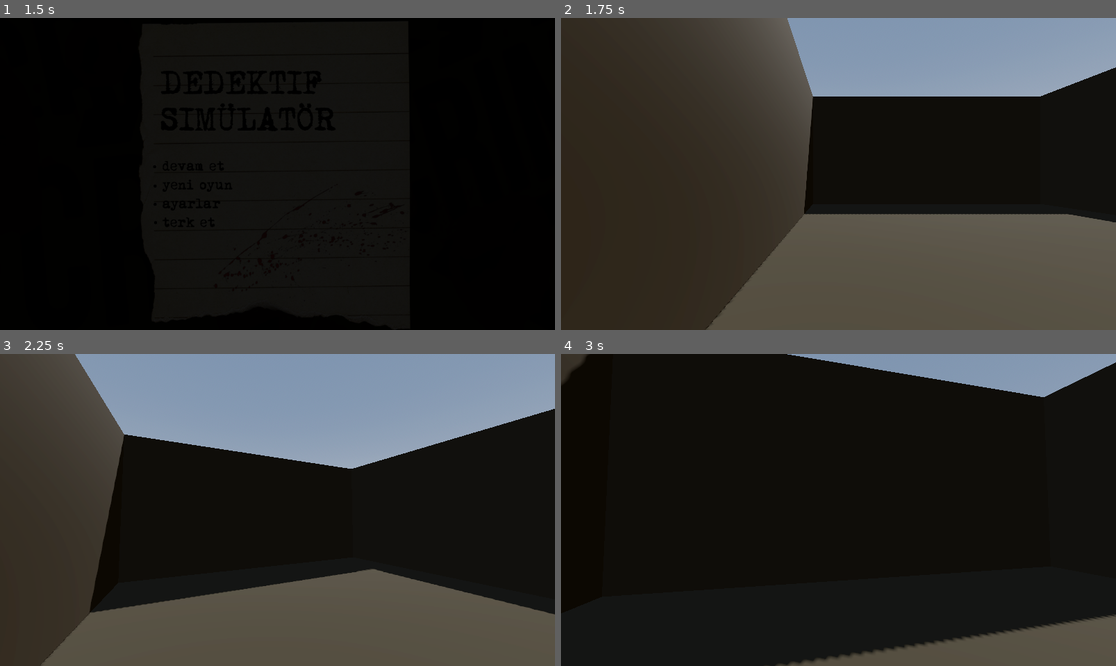
Above: before the commit, frames 1-4 (two rows, left to right).
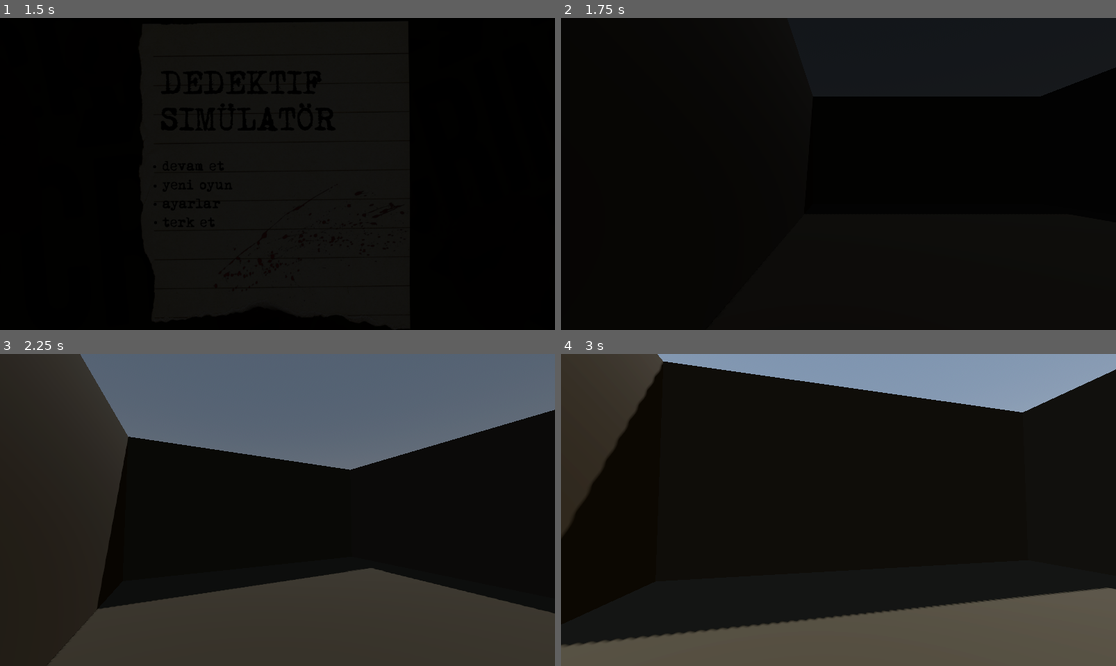
Above: after the commit, the same moments.

Repository: alperenozdnc/alnestan
Game: Godot game, scene res://scenes/main.tscn
Two runs of this game, one before a commit and one after it. Both use one fixed random seed, a clock stepped at 60 frames per second and the inputs below. Before the commit the project starts from res://scenes/main_menu.tscn.
Inputs (mouse positions are in pixels of both pictures, inside the frame that each line leads up to):
- Up to frame 1 (1.5 s): click "devam et" at 0.5 s; click "yeni oyun" at 1.25 s
- Up to frame 2 (1.75 s): no input
- Up to frame 3 (2.25 s): tap Enter (ui_accept) at 2 s; move the mouse to (305, 510) at 2.02 s; hold W (move_forward) from 2.03 s (still down); click (305, 510) at 2.17 s
- Up to frame 4 (3 s): keep holding W (move_forward); tap Enter (ui_accept) at 2.27 s; move the mouse to (810, 510) at 2.77 s; click (810, 510) at 2.92 s

Frame 1 is identical in both runs. In frame 2, 78% of the frame differs, in the area x 0-100%, y 0-100%; in frame 3, 48%; in frame 4, 21%.

Commit message:
feat(game): proper scene management and fixed fade-in-out

Diff:
--- a/source/project.godot
+++ b/source/project.godot
@@ -11,13 +11,13 @@
 [application]
 
 config/name="Detective Game"
-run/main_scene="uid://qh7qnm5nbd6v"
+run/main_scene="uid://djpytwi48f142"
 config/features=PackedStringArray("4.5", "Forward Plus")
 config/icon="res://icon.svg"
 
 [autoload]
 
-scene_handler="*res://scripts/scene_handler.gd"
+alnestan="*res://scripts/global.gd"
 
 [input]
 
--- /dev/null
+++ b/source/scenes/main.tscn
@@ -0,0 +1,21 @@
+[gd_scene load_steps=3 format=3 uid="uid://djpytwi48f142"]
+
+[ext_resource type="Script" uid="uid://dm2te1g326kp6" path="res://scripts/main.gd" id="1_o5qli"]
+[ext_resource type="PackedScene" uid="uid://n7vqudooh0ll" path="res://scenes/transition_screen.tscn" id="2_0wfyh"]
+
+[node name="main" type="Node"]
+script = ExtResource("1_o5qli")
+
+[node name="gui" type="Control" parent="."]
+layout_mode = 3
+anchors_preset = 15
+anchor_right = 1.0
+anchor_bottom = 1.0
+grow_horizontal = 2
+grow_vertical = 2
+
+[node name="world_3d" type="Node3D" parent="."]
+
+[node name="world_2d" type="Node2D" parent="."]
+
+[node name="transition_screen" parent="." instance=ExtResource("2_0wfyh")]
--- a/source/scenes/main_menu.tscn
+++ b/source/scenes/main_menu.tscn
@@ -7,7 +7,6 @@
 [ext_resource type="Texture2D" uid="uid://ba4hbwngk35g2" path="res://images/blood.png" id="3_8ln24"]
 [ext_resource type="Texture2D" uid="uid://bd5um2x5fsfja" path="res://images/dot.svg" id="4_wu84c"]
 [ext_resource type="AudioStream" uid="uid://bqppsdsu08emy" path="res://sounds/paper.mp3" id="6_rtw2f"]
-[ext_resource type="PackedScene" uid="uid://n7vqudooh0ll" path="res://scenes/transition_screen.tscn" id="8_tbmy8"]
 
 [sub_resource type="GDScript" id="GDScript_8ln24"]
 script/source = "extends Sprite2D
@@ -198,5 +197,3 @@
 [node name="hover_sound" type="AudioStreamPlayer" parent="."]
 unique_name_in_owner = true
 stream = ExtResource("6_rtw2f")
-
-[node name="transition_screen" parent="." instance=ExtResource("8_tbmy8")]
--- a/source/scenes/test.tscn
+++ b/source/scenes/test.tscn
@@ -42,7 +42,7 @@
 script = ExtResource("2_0wfyh")
 
 [node name="Mesh" type="MeshInstance3D" parent="player"]
-transform = Transform3D(1, 0, 0, 0, 1, 0, 0, 0, 1, 2, 1.9, 2)
+transform = Transform3D(1, 0, 0, 0, 1, 0, 0, 0, 1, 2, 1.3, 2)
 material_override = SubResource("StandardMaterial3D_sugp2")
 cast_shadow = 0
 mesh = SubResource("CapsuleMesh_jyhfs")
--- /dev/null
+++ b/source/scripts/global.gd
@@ -0,0 +1,4 @@
+extends Node
+
+var scenes: scene_handler;
+var transitioner: transition_screen;
--- /dev/null
+++ b/source/scripts/main.gd
@@ -0,0 +1,43 @@
+class_name scene_handler extends Node
+
+@onready var gui: Control = $gui;
+@onready var world_2d: Node2D = $world_2d;
+@onready var world_3d: Node3D = $world_3d;
+
+var curr_scene: Node
+
+func _ready():
+	alnestan.scenes = self;
+
+	load_scene("main_menu", "gui");
+
+func unload_scene():
+	if is_instance_valid(curr_scene):
+		curr_scene.queue_free();
+
+	curr_scene = null;
+
+
+func load_scene(scene: String, frame: String):
+	unload_scene();
+
+	var res_path: String = "res://scenes/%s.tscn" % scene;
+	var res := load(res_path);
+	var frame_node: Node = _find_frame(frame);
+
+	if (res):
+		curr_scene = res.instantiate();
+		frame_node.add_child(curr_scene);
+
+
+func _find_frame(label: String):
+	if label == "gui":
+		return gui;
+	elif label == "2d":
+		return world_2d;
+	elif label == "3d":
+		return world_3d;
+
+
+func _on_transition_screen_transitioned() -> void:
+	pass # Replace with function body.
--- a/source/scripts/main_menu.gd
+++ b/source/scripts/main_menu.gd
@@ -22,20 +22,21 @@
 
 
 func _continue_game() -> void:
-	$transition_screen.transition();
-	await $transition_screen.transitioned;
-	scene_handler.switch_scene("res://scenes/test.tscn");
+	alnestan.transitioner.transition();
+	await alnestan.transitioner.transitioned;
+
+	alnestan.scenes.load_scene("test", "3d");
 
 
 func _start_new_game() -> void:
-	$transition_screen.transition();
-	await $transition_screen.transitioned;
-	scene_handler.switch_scene("res://scenes/main.tscn");
+	alnestan.transitioner.transition();
+	await alnestan.transitioner.transitioned;
+
+	alnestan.scenes.load_scene("test", "3d");
 
 
 func _show_settings() -> void:
 	$transition_screen.transition();
-	print("showing settings...");
 
 
 func _exit_game() -> void:
--- a/source/scripts/player.gd
+++ b/source/scripts/player.gd
@@ -6,7 +6,7 @@
 var can_sprint : bool = false
 
 var look_speed : float = 0.002
-var base_speed : float = 7.0
+var base_speed : float = 5.85
 var jump_velocity : float = 4.5
 var sprint_speed : float = 10.0
 
@@ -27,33 +27,35 @@
 @onready var collider: CollisionShape3D = $Collider
 
 func _ready() -> void:
-	capture_mouse()
+	capture_mouse();
 
-	look_rotation.y = rotation.y
-	look_rotation.x = head.rotation.x
+	look_rotation.y = rotation.y;
+	look_rotation.x = head.rotation.x;
 
-func _unhandled_input(event: InputEvent) -> void:
+
+func _input(event: InputEvent) -> void:
 	if Input.is_mouse_button_pressed(MOUSE_BUTTON_LEFT):
-		capture_mouse()
+		capture_mouse();
 	if Input.is_key_pressed(KEY_ESCAPE):
-		release_mouse()
+		release_mouse();
 
 	if mouse_captured and event is InputEventMouseMotion:
-		rotate_look(event.relative)
+		rotate_look(event.relative);
+
 
 func _physics_process(delta: float) -> void:
 	if has_gravity:
 		if not is_on_floor():
-			velocity += get_gravity() * delta
+			velocity += get_gravity() * delta;
 
 	if can_jump:
 		if Input.is_action_just_pressed(keys["jump"]) and is_on_floor():
-			velocity.y = jump_velocity
+			velocity.y = jump_velocity;
 
 	if can_sprint and Input.is_action_pressed(keys["sprint"]):
-			move_speed = sprint_speed
+			move_speed = sprint_speed;
 	else:
-		move_speed = base_speed
+		move_speed = base_speed;
 
 	if can_move:
 		var input_dir := Input.get_vector(
@@ -62,35 +64,40 @@
 			keys["forward"],
 			keys["back"])
 
-		var move_dir := (transform.basis * Vector3(input_dir.x, 0, input_dir.y)).normalized()
+		var move_dir := (transform.basis * Vector3(input_dir.x, 0, input_dir.y)).normalized();
 
 		if move_dir:
-			velocity.x = move_dir.x * move_speed
-			velocity.z = move_dir.z * move_speed
+			velocity.x = move_dir.x * move_speed;
+			velocity.z = move_dir.z * move_speed;
 		else:
-			velocity.x = move_toward(velocity.x, 0, move_speed)
-			velocity.z = move_toward(velocity.z, 0, move_speed)
+			velocity.x = move_toward(velocity.x, 0, move_speed);
+			velocity.z = move_toward(velocity.z, 0, move_speed);
 	else:
-		velocity.x = 0
-		velocity.y = 0
+		velocity.x = 0;
+		velocity.y = 0;
 
-	move_and_slide()
+	move_and_slide();
+
 
 func rotate_look(rot_input : Vector2):
-	look_rotation.x -= rot_input.y * look_speed
-	look_rotation.x = clamp(look_rotation.x, deg_to_rad(-85), deg_to_rad(85))
-	look_rotation.y -= rot_input.x * look_speed
+	look_rotation.x -= rot_input.y * look_speed;
+	look_rotation.x = clamp(look_rotation.x, deg_to_rad(-85), deg_to_rad(85));
+	look_rotation.y -= rot_input.x * look_speed;
 
-	transform.basis = Basis()
-	rotate_y(look_rotation.y)
+	transform.basis = Basis();
+	rotate_y(look_rotation.y);
 
-	head.transform.basis = Basis()
-	head.rotate_x(look_rotation.x)
+	head.transform.basis = Basis();
+	head.rotate_x(look_rotation.x);
+
 
 func capture_mouse():
-	Input.set_mouse_mode(Input.MOUSE_MODE_CAPTURED)
-	mouse_captured = true
+	Input.set_mouse_mode(Input.MOUSE_MODE_CAPTURED);
+
+	mouse_captured = true;
+
 
 func release_mouse():
-	Input.set_mouse_mode(Input.MOUSE_MODE_VISIBLE)
-	mouse_captured = false
+	Input.set_mouse_mode(Input.MOUSE_MODE_VISIBLE);
+
+	mouse_captured = false;
--- a/source/scripts/scene_handler.gd
+++ /dev/null
@@ -1,18 +0,0 @@
-extends Node
-
-var current_scene = null;
-
-func _ready() -> void:
-	var root = get_tree().root;
-	current_scene = root.get_child(root.get_child_count() - 1);
-
-func switch_scene(path) -> void:
-	call_deferred("_deferred_switch_scene", path);
-
-func _deferred_switch_scene(path):
-	current_scene.free();
-
-	var scene = load(path);
-	current_scene = scene.instantiate();
-	get_tree().root.add_child(current_scene);
-	get_tree().current_scene = current_scene ;
--- a/source/scripts/transition_screen.gd
+++ b/source/scripts/transition_screen.gd
@@ -1,6 +1,10 @@
-extends CanvasLayer
+class_name transition_screen extends CanvasLayer
 
 signal transitioned;
+
+func _ready() -> void:
+	alnestan.transitioner = self;
+
 
 func transition():
 	$color_rect.visible = true;
@@ -12,5 +16,4 @@
 		emit_signal("transitioned");
 		$animation_player.play("fade_to_normal");
 	if anim_name == "fade_to_normal":
-		print("fading to normal from black");
 		$color_rect.visible = false;
Not shown: 1 places in source/scenes/main_menu.tscn that only renumber resources
Not shown, added: source/scripts/global.gd.uid
Not shown, added: source/scripts/main.gd.uid
Not shown, removed: source/scripts/scene_handler.gd.uid
